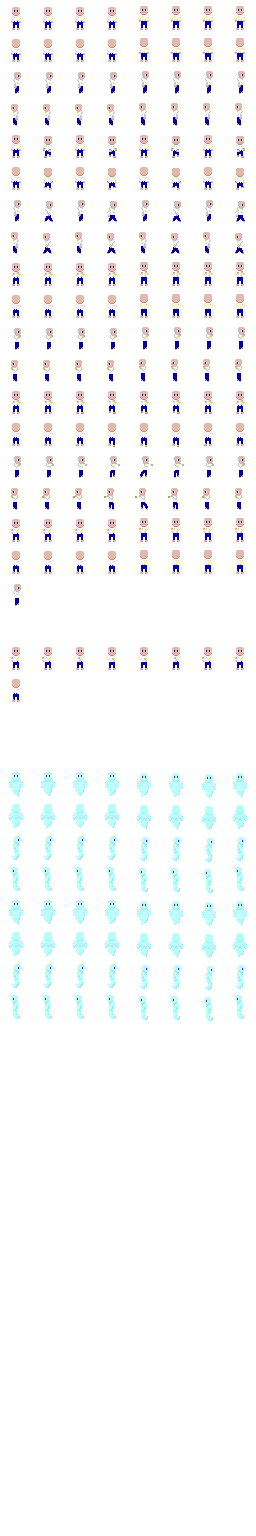
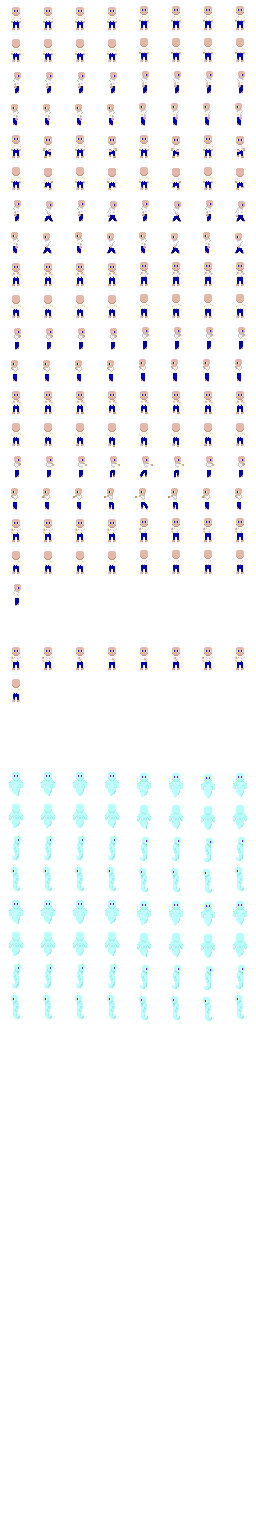
Two versions of the same layered image (256x1536). Layer-by-layer changes:
painted on "PlayerAlive.png" over [201, 774, 216, 1021]
